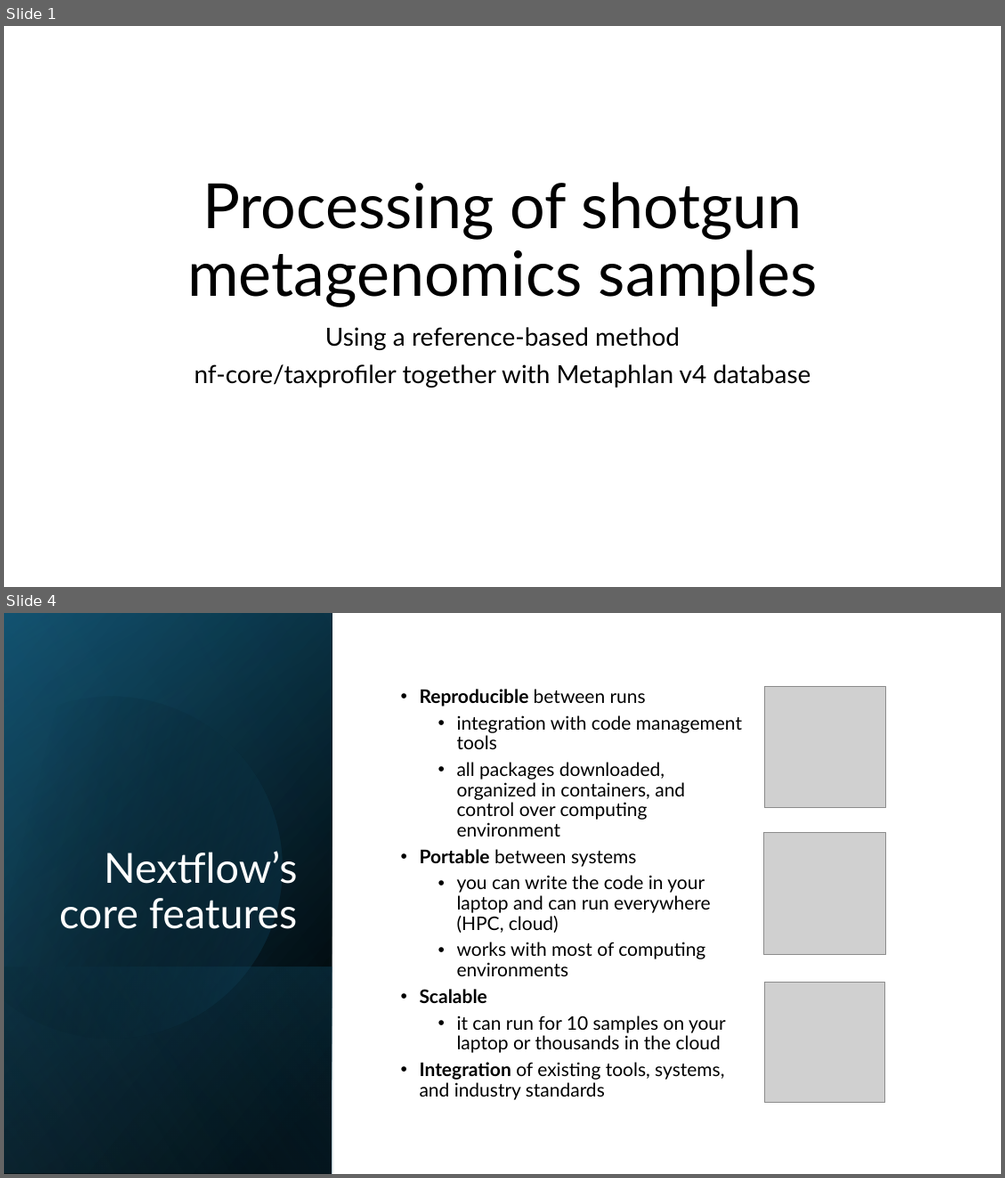
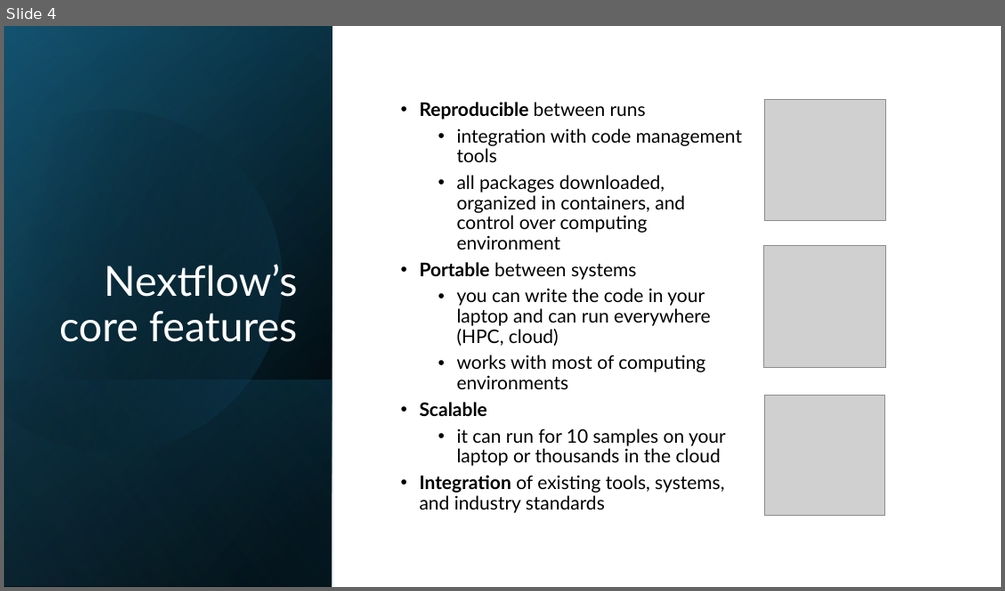
Before and after one commit to biosustain/dsp_metagenomics_training, a slide deck: course_contents/DataProcessing_taxprofiler.pptx. Shown one above the other, each under a label of ours: slides 1 and 4 before the commit, slide 4 after it; the slides between them are not shown. The pictures are 1005x1178 and 1005x591 pixels, drawn with LibreOffice and Linux fonts; fonts in the diff are those of the drawing; grey boxes stand for pictures. Boxes give left, top, right and bottom in pixels: in the first picture for what was removed or moved away, otherwise in the second. Text is boxed around its words. In the diff, an @@ line names an element or a change of style, - is before the commit and + after.

Commit message:
Fixed DataProcessing_taxprofiler.pptx

```diff
--- a/course_contents/DataProcessing_taxprofiler.pptx
+++ b/course_contents/DataProcessing_taxprofiler.pptx
@@ slide 1 removed at bbox=[4, 26, 1001, 587], background #FFFFFF @@
@@ title removed at bbox=[187, 182, 817, 307] @@
-Processing of shotgun metagenomics samples
@@ subtitle removed at bbox=[194, 327, 811, 387] @@
-Using a reference-based method
-nf-core/taxprofiler together with Metaphlan v4 database
```
Also in this commit, not shown: 5 slides changed, 5 slides added, 1 other slide removed.
